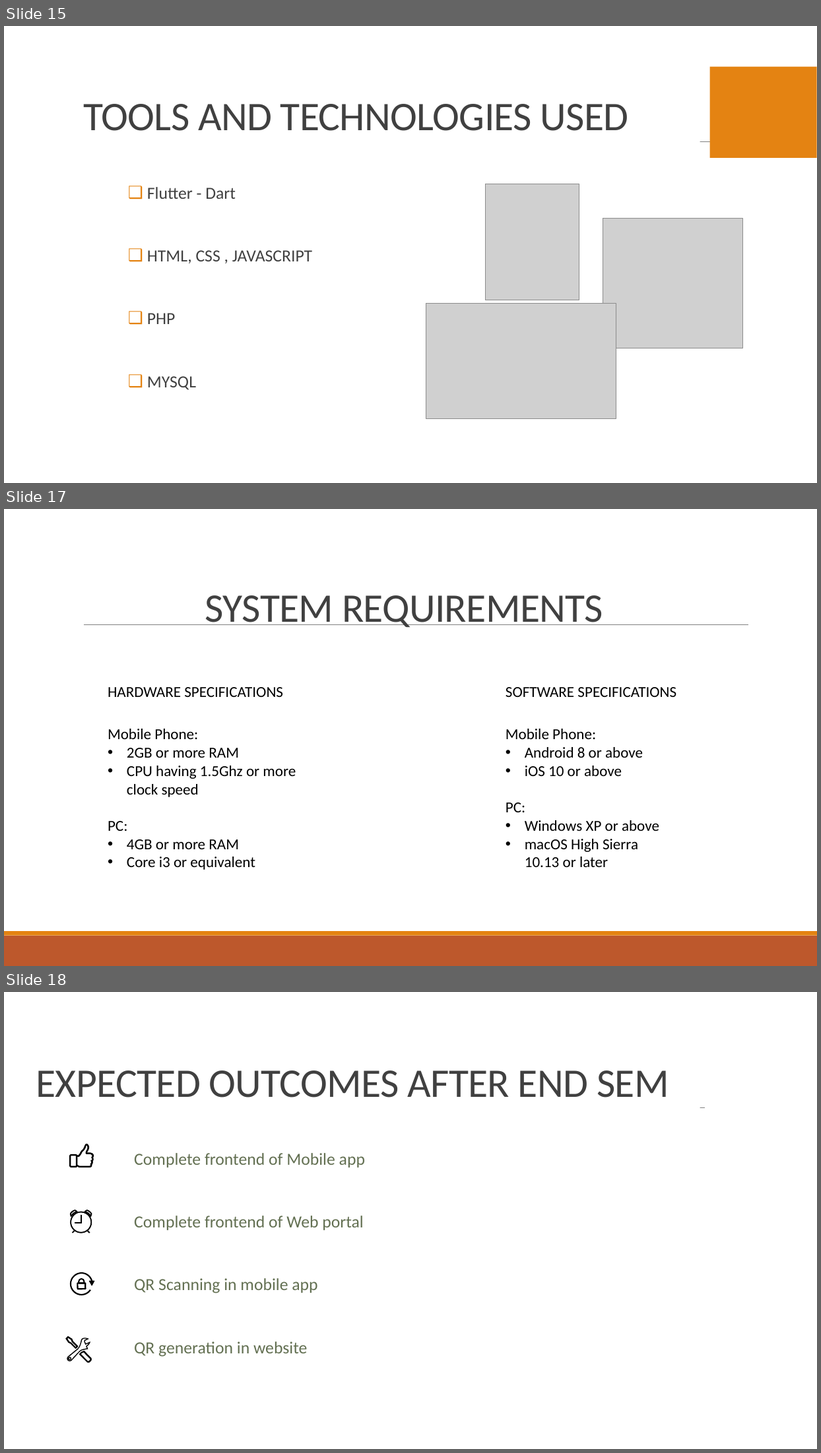
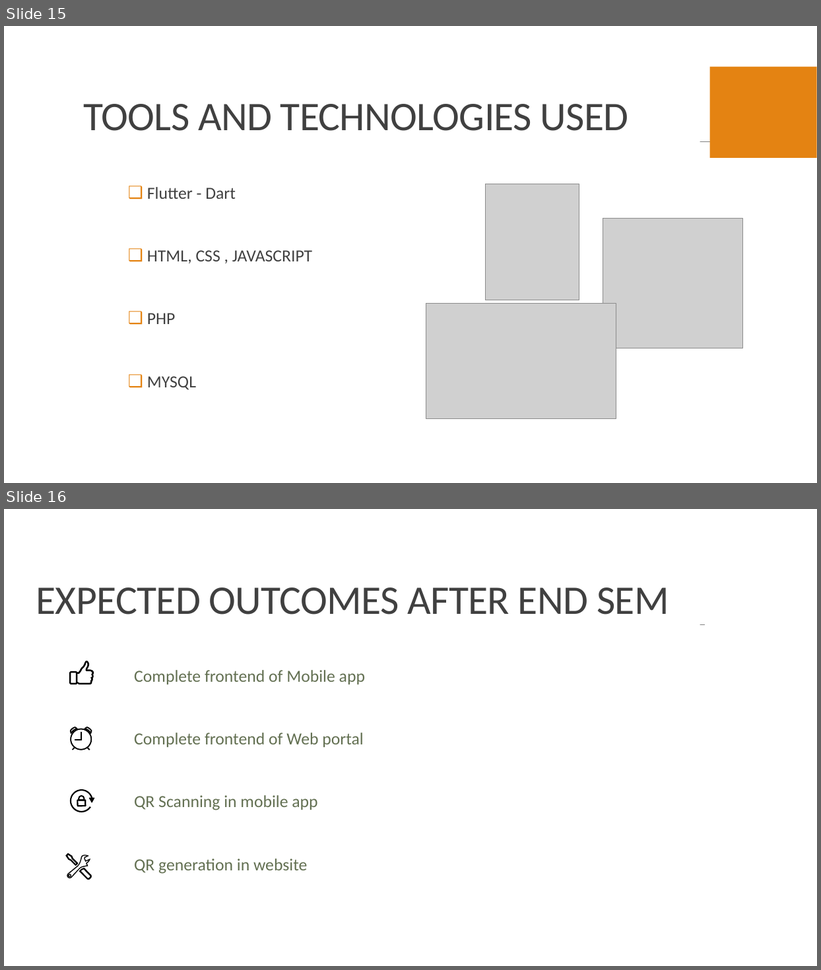
Before and after one commit to Pakhi-v/Juet-Rollcall, a slide deck: MINOR PROJECT-1.pptx. Shown one above the other, each under a label of ours: slides 15, 17 and 18 before the commit, slides 15 and 16 after it; the slides between them are not shown. The pictures are 821x1453 and 821x970 pixels, drawn with LibreOffice and Linux fonts; fonts in the diff are those of the drawing; grey boxes stand for pictures; background and template pictures are left out. Boxes give left, top, right and bottom in pixels: in the first picture for what was removed or moved away, otherwise in the second. Text is boxed around its words. In the diff, an @@ line names an element or a change of style, - is before the commit and + after.

```diff
--- a/MINOR PROJECT-1.pptx
+++ b/MINOR PROJECT-1.pptx
@@ slide 17 removed at bbox=[4, 509, 817, 966], background #FFFFFF; not listed: 3 template elements that a slide beside it also shows @@
@@ title removed at bbox=[205, 595, 603, 627] @@
-SYSTEM REQUIREMENTS
@@ text removed at bbox=[108, 687, 283, 697] @@
-HARDWARE SPECIFICATIONS
@@ text removed at bbox=[506, 687, 677, 697] @@
-SOFTWARE SPECIFICATIONS
@@ text removed at bbox=[108, 729, 296, 870] @@
-Mobile Phone:
-• 2GB or more RAM
-• CPU having 1.5Ghz or more clock speed
-PC:
-• 4GB or more RAM
-• Core i3 or equivalent
@@ text removed at bbox=[506, 729, 659, 867] @@
-Mobile Phone:
-• Android 8 or above
-• iOS 10 or above
-PC:
-• Windows XP or above
-• macOS High Sierra 10.13 or later
@@ what was slide 18 is now slide 16 @@
```
Also in this commit, not shown: 1 other slide removed, 21 other files.
